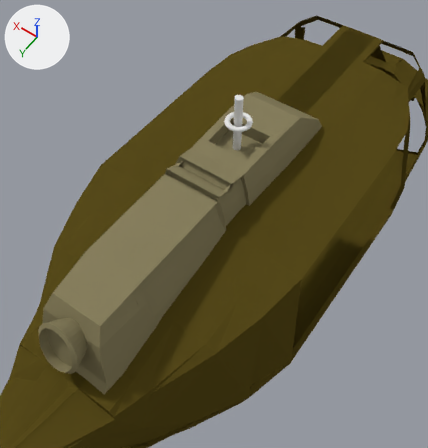
Before and after pictures for a commit that changed the Blender file BluePrintSources/bell205uh1.blend.
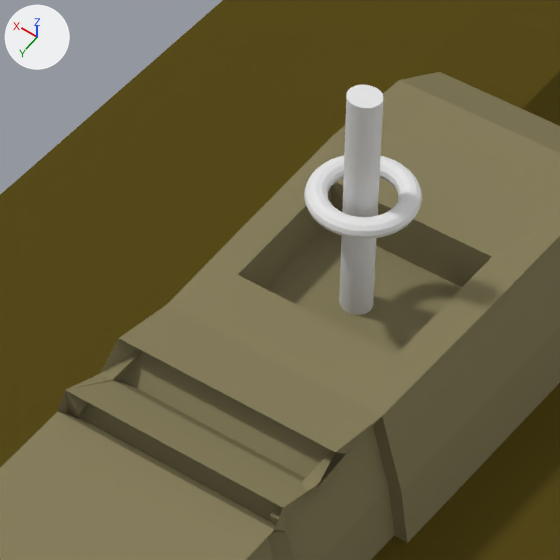
There are two pictures of each version: one from a 50 mm lens placed at (-1.7, 0.911, 3.993), pointed at (-0.148, -1.262, 0.577), one close up on the part from 35% to 67% of the width and 17% to 47% of the height. The lights are fixed; the arrows at upper left show +X, +Y and +Z.

In view in the first close-up: 'Cylinder', 'Torus', 'engine', 'fuselage'.
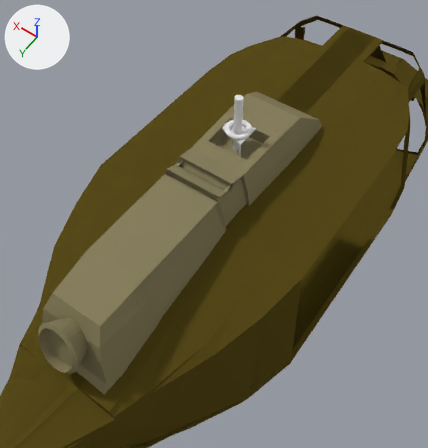
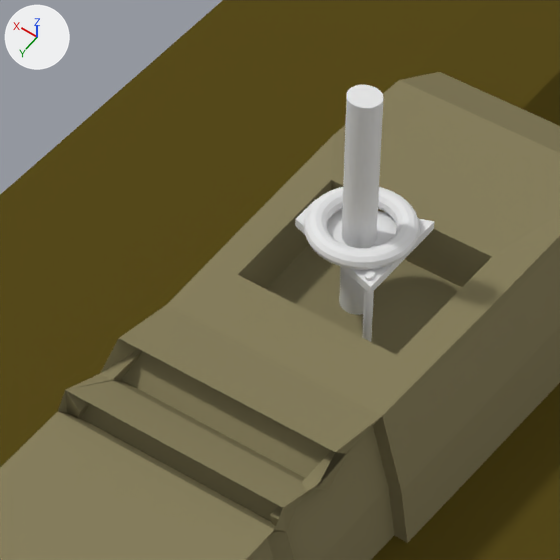
Diff of the bpy script that builds the scene:
```diff
--- a/BluePrintSources/bell205uh1.blend.py
+++ b/BluePrintSources/bell205uh1.blend.py
@@ me_cube_001 @@
+me_cube_001.from_pydata([(-0.325, -0.465, -0.149), (-0.325, -0.465, 0.149), (-0.325, 0.52, -0.149), (-0.325, 0.52, 0.149), (0.325, -0.099, -0.149), (0.325, -0.099, 0.149), (0.325, 0.205, -0.149), (0.325, 0.205, 0.149)], [], [(0, 1, 3, 2), (2, 3, 7, 6), (6, 7, 5, 4), (4, 5, 1, 0), (2, 6, 4, 0), (7, 3, 1, 5)])
@@ ob_torus @@
 ob_torus.matrix_parent_inverse = Matrix(((1.0, 0.0, 0.0, -0.00477), (0.0, 1.0, 0.0, 1.773), (0.0, 0.0, 1.0, -0.693), (0.0, 0.0, 0.0, 1.0)))
-ob_torus.location = (0.0102, -1.786, 1.101)
+ob_torus.location = (0.0102, -1.786, 1.028)
 ob_torus.scale = (0.0815, 0.0811, 0.0686)
@@ ob_cylinder_001 @@
+ob_cylinder_001 = bpy.data.objects.new('Cylinder.001', me_cylinder.copy())  # the mesh of ob_cylinder
+ob_cylinder_001.parent = ob_rotorandblades
+ob_cylinder_001.matrix_parent_inverse = Matrix(((1.0, 0.0, 0.0, -0.00477), (0.0, 1.0, 0.0, 1.773), (0.0, 0.0, 1.0, -0.693), (0.0, 0.0, 0.0, 1.0)))
+ob_cylinder_001.location = (-0.0627, -1.704, 0.936)
+ob_cylinder_001.scale = (0.00692, 0.0105, 0.083)
@@ ob_cube @@
+ob_cube = bpy.data.objects.new('Cube', me_cube_001)
+ob_cube.parent = ob_rotorandblades
+ob_cube.matrix_parent_inverse = Matrix(((1.0, 0.0, 0.0, -0.00477), (0.0, 1.0, 0.0, 1.773), (0.0, 0.0, 1.0, -0.693), (0.0, 0.0, 0.0, 1.0)))
+ob_cube.location = (0.0241, -1.791, 1.004)
+ob_cube.scale = (0.314, 0.205, 0.058)
```

Pixel boxes (x1, y1, x2, y2) of what changed, in the close-ups (560 x 560 px):
'Torus', moved
    before: (304, 155, 422, 239)
    after: (304, 187, 420, 270)
'Cube', added
    after: (295, 199, 435, 294)
'Cylinder.001', added
    after: (362, 270, 375, 342)
